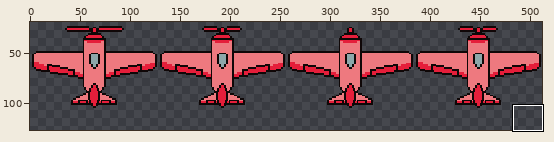
File history of a sprite sheet, assets/airplane_spritesheet.png. Above: a wide view before the commit, with the close-up outlined.
Close-up. Before:
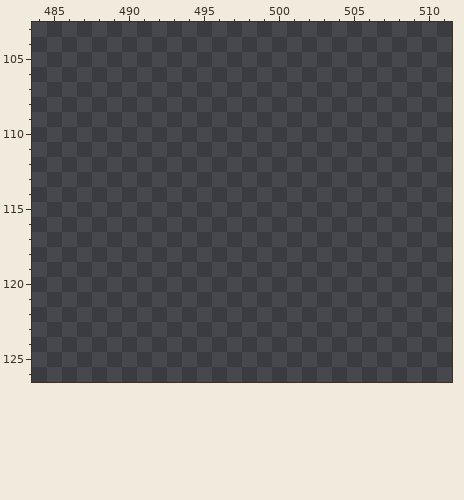
The file is 512x128 pixels. Colours within 5 levels of each other are drawn and written as one. Shown: x 484..511, y 103..126. The wide view leaves out empty margins. The commit also changed other parts of the picture, which this record leaves out.
Once edited:
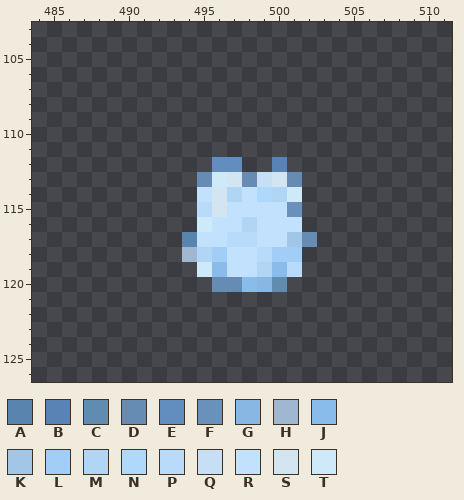
Palette (. is transparent): A #5984ae  B #5983b5  C #608cb1  D #668cb3  E #628ebf  F #6a91ba  G #88b7e3  H #9fb7d1  J #89bceb  K #a2c6e8  L #a2cdf7  M #b1d5f5  N #aed9fc  P #b8dbfb  Q #c6dff5  R #c2e1fd  S #d3e5f1  T #ceeaf8
What changed:
{"y":112,"x":496,"old":"..","new":"EE"}
{"y":112,"x":500,"old":".","new":"B"}
{"y":113,"x":495,"old":".......","new":"DTSDQSD"}
{"y":114,"x":495,"old":".......","new":"RSMRNMT"}
{"y":115,"x":495,"old":".......","new":"PSRRRRF"}
{"y":116,"x":495,"old":".......","new":"TRRMRRR"}
{"y":117,"x":494,"old":".........","new":"ARRPPRRKD"}
{"y":118,"x":494,"old":"........","new":"HMLRRPLL"}
{"y":119,"x":495,"old":".......","new":"TJRRMJP"}
{"y":120,"x":496,"old":".....","new":"DDJGC"}
{"label":"added","picture_box":[182,157,317,292]}
